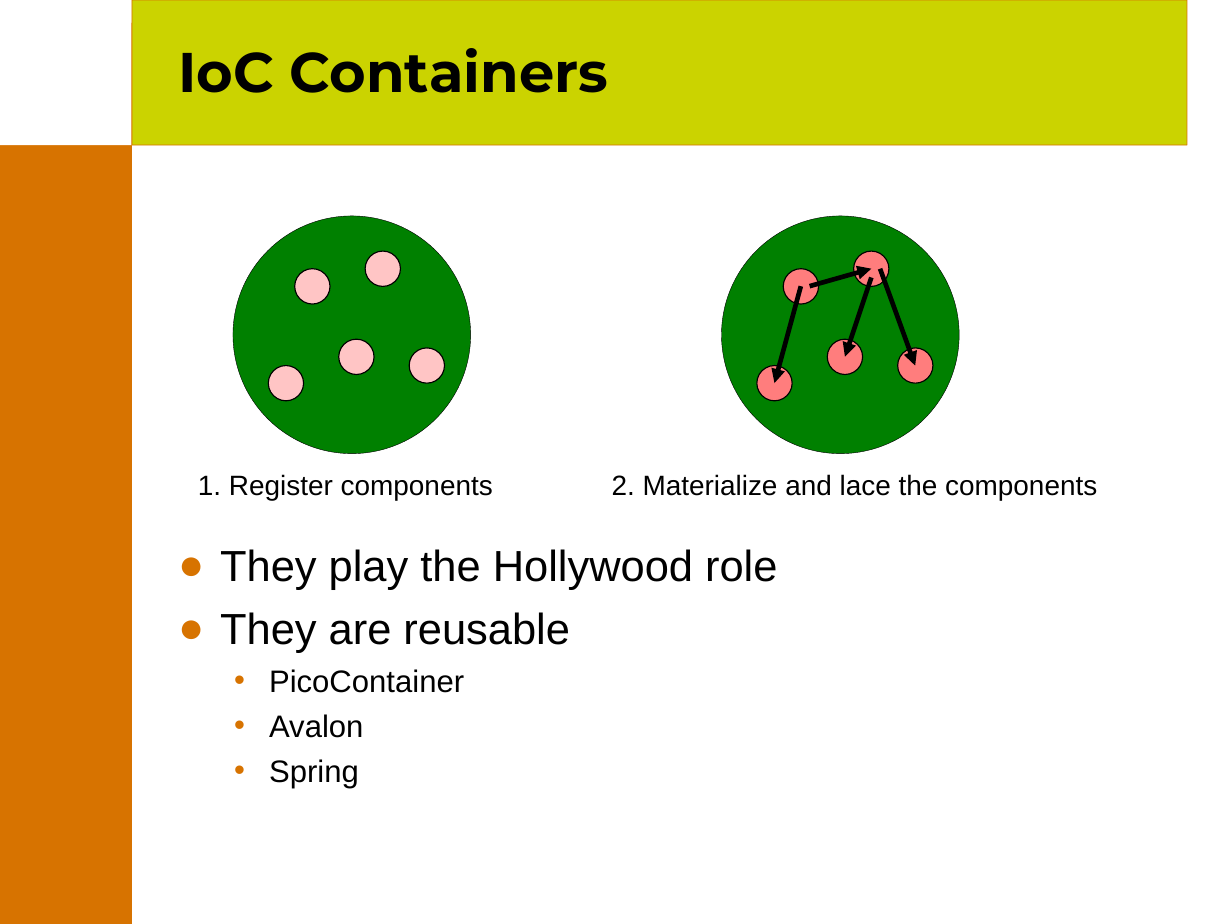
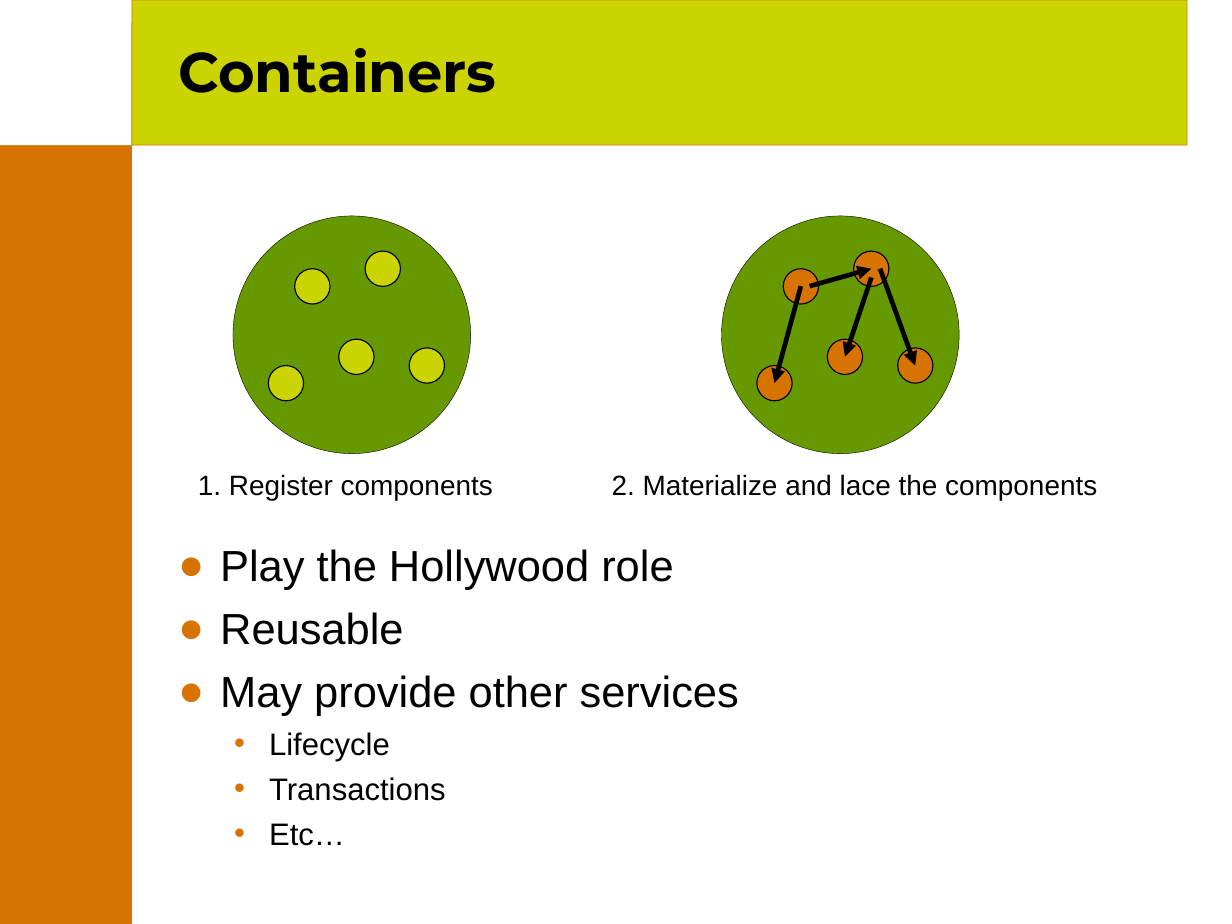
Before and after one commit to joehni/PicoContainer1-CVS, a slide deck: slide 14 of site/presentations/PicoContainer.ppt. Drawn at 1232x924 pixels with LibreOffice and Linux fonts; fonts in the diff are those of the drawing; background and template pictures are left out. Boxes give left, top, right and bottom in pixels: in the first picture for what was removed or moved away, otherwise in the second. Text is boxed around its words. In the diff, an @@ line names an element or a change of style, - is before the commit and + after.

```diff
--- a/site/presentations/PicoContainer.ppt
+++ b/site/presentations/PicoContainer.ppt
@@ title at (178,48,496,93): text changed @@
-IoC Containers
+Containers
@@ ellipse at (234,216,472,454): fill #008000 to #669900 @@
@@ ellipse at (722,216,960,454): fill #008000 to #669900 @@
@@ fill #FFC5C5 to #CBD300 in 5 elements at (295,268,331,304), (268,366,304,401), (366,252,401,287), (409,348,445,383), (339,339,375,375) @@
@@ fill #FF7D7D to #D77300 in 5 elements at (784,268,819,304), (757,366,793,401), (854,252,890,287), (898,348,934,383), (827,339,863,375) @@
@@ text at (220,549,739,846): text changed @@
-● They play the Hollywood role
-● They are reusable
-  • PicoContainer
-  • Avalon
-  • Spring
+● Play the Hollywood role
+● Reusable
+● May provide other services
+  • Lifecycle
+  • Transactions
+  • Etc…
```
Also in this commit, not shown: 14 other slides changed, 8 slides added, 4 slides removed.
